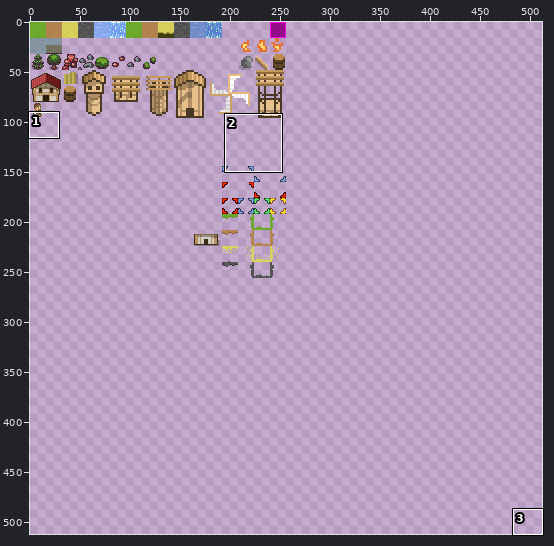
Two versions of one sprite sheet, BoardGame/package/res/sprites16x16.png. Above, an overview of the earlier version with the close-up marked.
Close-up. First the earlier version:
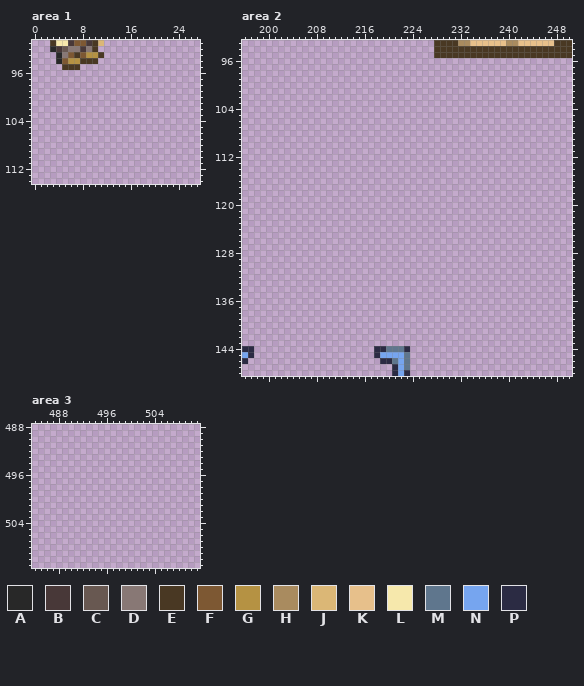
The file is 512x512 pixels. Colours within 5 levels of each other are drawn and written as one. Shown: area 1: x 0..27, y 91..114; area 2: x 196..250, y 93..148; area 3: x 484..511, y 488..511.
Palette (. is transparent): A #282828  B #483838  C #685851  D #887875  E #493823  F #7d5833  G #b59243  H #a98b5f  J #dbb776  K #e7c08b  L #f6e8ac  M #5f768d  N #76a5ef  P #2b2b43
Pixels before, area 1, first column x 3:
91 ELLBFFBEJ
92 ABCDDBDE.
93 .ADFEFGGE
94 .AFGGEEE.
95 ..EEE....
Pixels before, area 2 (only the part around the change), first column x 196:
 93 ................................EEEEHHKKKKKKHHKKKKKKEEE
 94 ................................EEEEEEEEEEEEEEEEEEEEEEE
 95 ................................EEEEEEEEEEEEEEEEEEEEEEE
 96 .......................................................
 97 .......................................................
 98 .......................................................
 99 .......................................................
100 .......................................................
101 .......................................................
102 .......................................................
103 .......................................................
104 .......................................................
105 .......................................................
106 .......................................................
107 .......................................................
108 .......................................................
109 .......................................................
110 .......................................................
111 .......................................................
112 .......................................................
113 .......................................................
114 .......................................................
115 .......................................................
116 .......................................................
117 .......................................................
118 .......................................................
119 .......................................................
120 .......................................................
121 .......................................................
122 .......................................................
123 .......................................................
124 .......................................................
125 .......................................................
126 .......................................................
127 .......................................................
128 .......................................................
129 .......................................................
130 .......................................................
131 .......................................................
132 .......................................................
133 .......................................................
134 .......................................................
135 .......................................................
136 .......................................................
137 .......................................................
138 .......................................................
139 .......................................................
140 .......................................................
141 .......................................................
142 .......................................................
143 .......................................................
144 PP....................PPMMMP...........................
145 NP....................PNNNNM...........................
146 P......................PPMNM...........................
147 .........................PNM...........................
148 .........................PNP...........................
The same view after the edit:
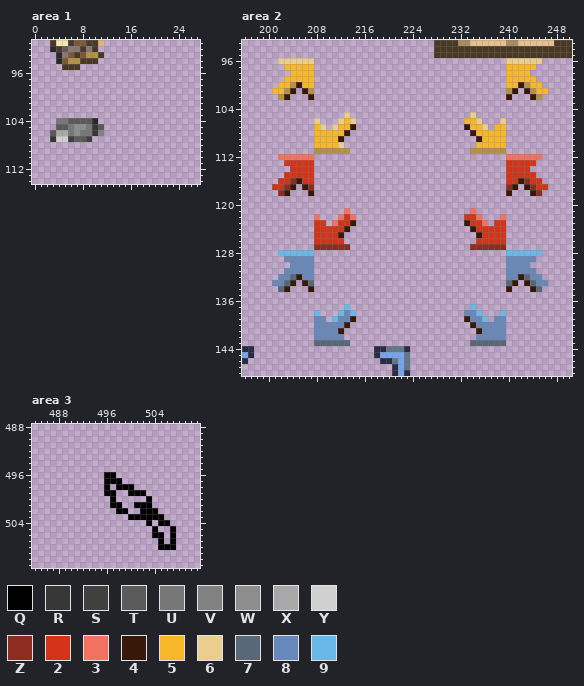
Colours new in this view: Q #000000  R #363636  S #404040  T #5a5a5a  U #777777  V #818181  W #8d8d8d  X #a8a8a8  Y #d0d0d0  Z #8e2c21  2 #d43318  3 #f37160  4 #381808  5 #f7b728  6 #ebce8d  7 #586878  8 #6888bb  9 #68b8e8
Difference:
Changed rows in their new state; - is an unchanged pixel.
Area 1:
first column x 3:
104 -UUTTTTA-
105 -TTUWWURT
106 TXXUWUURV
107 RYYSTTS--
Area 2:
first column x 201:
 96 -666666--------------------------------666666-
 97 --55555--------------------------------55555--
 98 ---5555--------------------------------5555---
 99 --55555--------------------------------55555--
100 -55G455--------------------------------554G55-
101 55G4-4G--------------------------------G4-4G55
102 -G4---4--------------------------------4---4G-
105 ------------6--------------------6------------
106 -------6---656------------------556---6-------
107 -------56-6554------------------4556-55-------
108 -------555554--------------------455555-------
109 -------55554----------------------45555-------
110 -------55556----------------------55555-------
111 -------GGGGGG--------------------GGGGGG-------
112 -333333--------------------------------333333-
113 --22222--------------------------------22222--
114 ---2222--------------------------------2222---
115 --22222--------------------------------22222--
116 -22Z422--------------------------------224Z22-
117 22Z4-4Z--------------------------------Z4-4Z22
118 -Z4---4--------------------------------4---4Z-
121 ------------3--------------------3------------
122 -------3---323------------------223---3-------
123 -------22-3224------------------4223-22-------
124 -------222224--------------------422222-------
125 -------22224----------------------42222-------
126 -------22222----------------------22222-------
127 -------ZZZZZZ--------------------ZZZZZZ-------
128 -999999--------------------------------999999-
129 --88888--------------------------------88888--
130 ---8888--------------------------------8888---
131 --88888--------------------------------88888--
132 -887488--------------------------------884788-
133 8874-47--------------------------------74-4788
134 -74---4--------------------------------4---47-
137 ------------9--------------------9------------
138 -------9---989------------------889---9-------
139 -------88-9884------------------4889-88-------
140 -------888884--------------------488888-------
141 -------88884----------------------48888-------
142 -------88888----------------------88888-------
143 -------777777--------------------777777-------
Area 3:
first column x 496:
496 QQ----------
497 QQQ---------
498 Q-QQQ-------
499 QQ--QQQ-----
500 -Q-----Q----
501 -QQ--QQQ----
502 --QQ--QQQ---
503 ----QQQQQQ--
504 -------Q-QQ-
505 --------Q--Q
506 --------QQ-Q
507 ---------Q-Q
508 ---------QQQ
Pixel boxes of the changes (left, top, right, bottom) in both close-ups:
added: (50, 118, 104, 142)
added: (272, 58, 356, 292)
added: (464, 58, 548, 292)
added: (314, 304, 356, 346)
added: (464, 304, 506, 346)
added: (104, 472, 176, 550)
